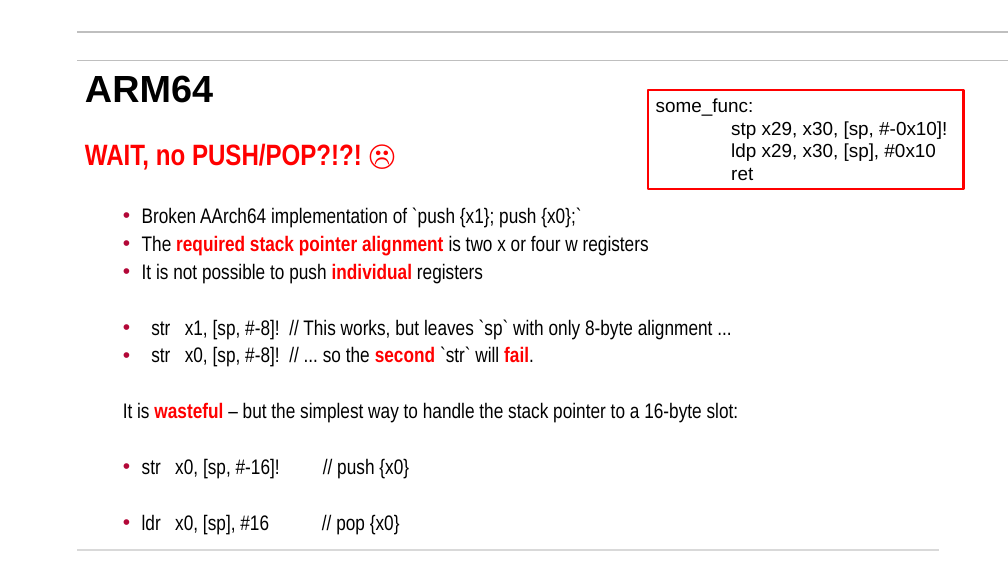
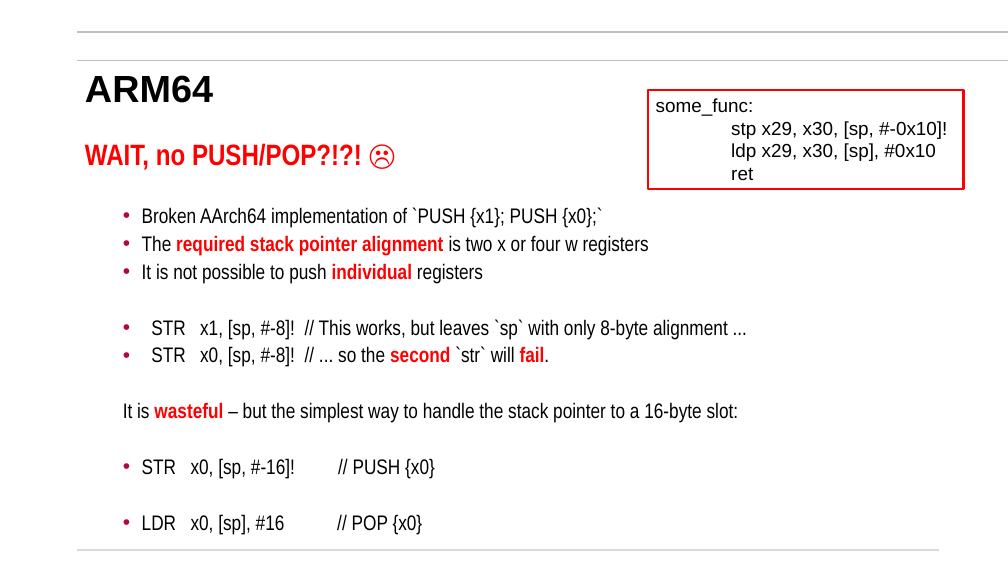
Before and after one commit to mikegrace2/CSEN20-Fall2026-Course-Website, a slide deck: slide 32 of Week10_64bitArmAndFinalPrep/ARM64Bit_V4.pptx (slide 23 before the commit). Drawn at 1008x567 pixels with LibreOffice and Linux fonts; fonts in the diff are those of the drawing; background and template pictures are left out. Boxes give left, top, right and bottom in pixels: in the first picture for what was removed or moved away, otherwise in the second. Text is boxed around its words. In the diff, an @@ line names an element or a change of style, - is before the commit and + after.

```diff
--- a/Week10_64bitArmAndFinalPrep/ARM64Bit_V4.pptx
+++ b/Week10_64bitArmAndFinalPrep/ARM64Bit_V4.pptx
@@ text at [142,207,602,228]: text changed @@
-  • Broken AArch64 implementation of `push {x1}; push {x0};`
+  • Broken AArch64 implementation of `PUSH {x1}; PUSH {x0};`
@@ text at [151,319,728,367]: text changed @@
-  • str x1, [sp, #-8]! // This works, but leaves `sp` with only 8-byte alignment ...
-  • str x0, [sp, #-8]! // ... so the second `str` will fail.
+  • STR x1, [sp, #-8]! // This works, but leaves `sp` with only 8-byte alignment ...
+  • STR x0, [sp, #-8]! // ... so the second `str` will fail.
@@ text at [142,458,435,535]: text changed @@
-  • str x0, [sp, #-16]! // push {x0}
-  • ldr x0, [sp], #16 // pop {x0}
+  • STR x0, [sp, #-16]! // PUSH {x0}
+  • LDR x0, [sp], #16 // POP {x0}
```
Also in this commit, not shown: 9 other slides changed, 12 slides added, 1 slide removed.
